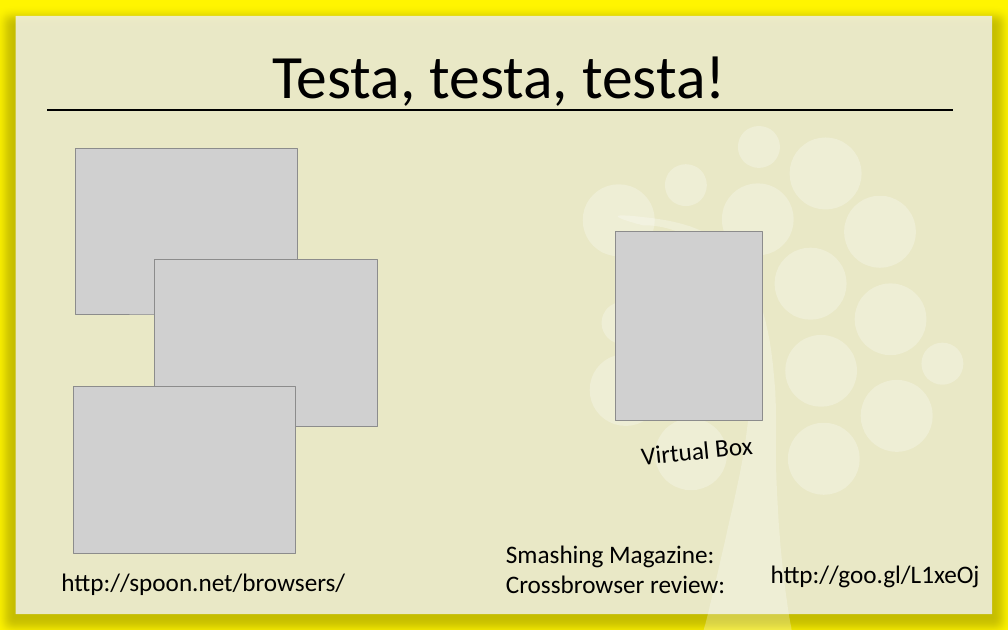
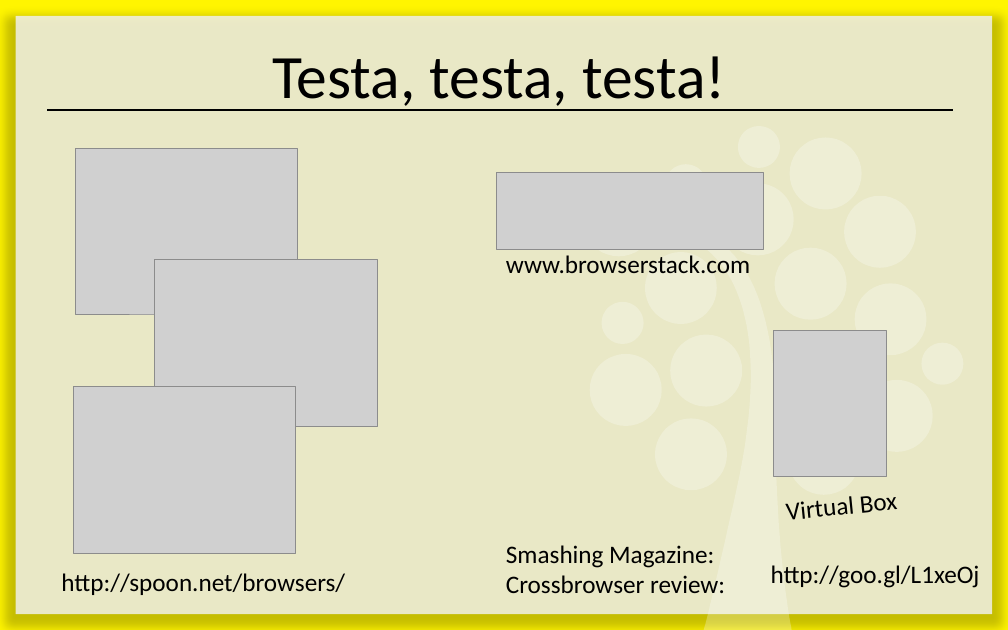
Before and after one commit to 1ik415/Kursmaterial, a slide deck: slide 10 of Föreläsningar/F04 - Webbteknik.pptx. Drawn at 1008x630 pixels with LibreOffice and Linux fonts; fonts in the diff are those of the drawing; grey boxes stand for pictures. Boxes give left, top, right and bottom in pixels: in the first picture for what was removed or moved away, otherwise in the second. Text is boxed around its words. In the diff, an @@ line names an element or a change of style, - is before the commit and + after.

```diff
--- a/Föreläsningar/F04 - Webbteknik.pptx
+++ b/Föreläsningar/F04 - Webbteknik.pptx
@@ picture added at bbox=[496, 172, 763, 249] @@
@@ text added at bbox=[506, 255, 750, 273], 18 pt, text #000000 @@
+www.browserstack.com
@@ freeform shape added at bbox=[645, 252, 717, 324], fill #FFFFFF at 27% opacity @@
@@ freeform shape: place and size @@
-freeform shape at bbox=[785, 335, 857, 406]
+freeform shape at bbox=[670, 335, 742, 406]
@@ picture: place and size @@
-picture at bbox=[615, 232, 762, 421]
+picture at bbox=[774, 331, 887, 476]
@@ text "Virtual Box": place and size @@
-text "Virtual Box" at bbox=[642, 440, 753, 465]
+text "Virtual Box" at bbox=[787, 496, 898, 520]
```
Also in this commit, not shown: 7 other slides changed.
